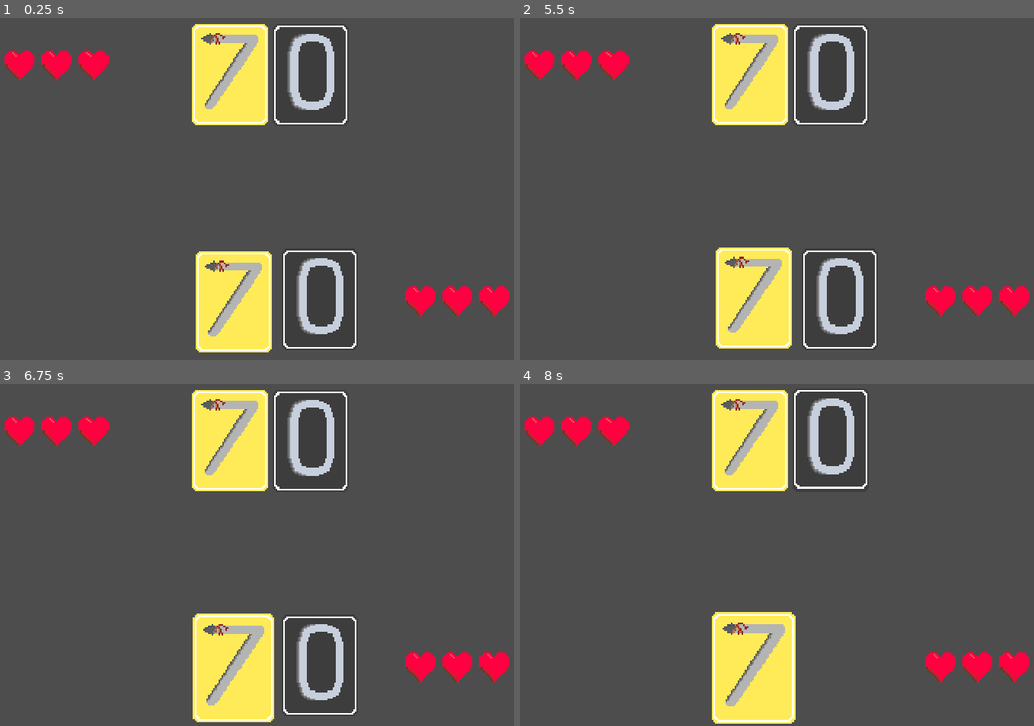
Above: before the commit, frames 1-4 (two rows, left to right).
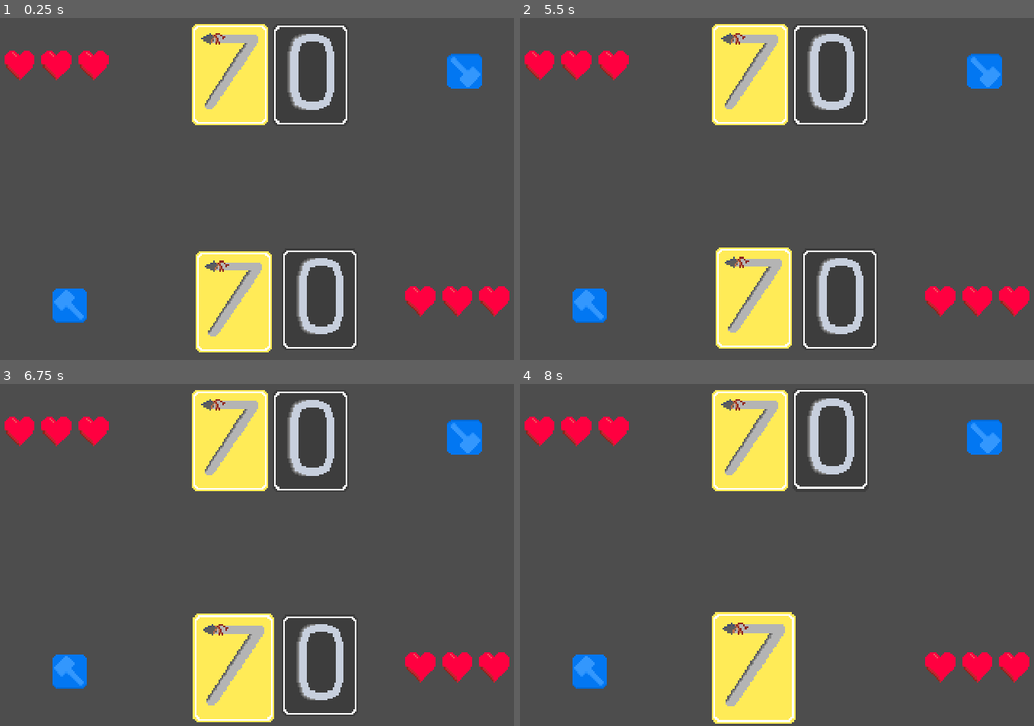
Above: after the commit, the same moments.

Repository: Hex-4/chop-chop-game-thing
Game: Godot game, scene res://dragging.tscn
Same seed, same stepped clock (60 frames per second), same inputs: the game is played once before the commit and once after it.
Inputs (mouse positions are in pixels of both pictures, inside the frame that each line leads up to):
- Up to frame 1 (0.25 s): no input
- Up to frame 2 (5.5 s): click (591, 305) at 0.52 s; click (982, 72) at 1.27 s; click (591, 305) at 2.02 s; click (982, 72) at 2.77 s; click (591, 305) at 3.52 s; click (982, 72) at 4.27 s; tap Enter at 5 s; drag from (751, 76) to (751, 301) at 5.02 s
- Up to frame 3 (6.75 s): drag from (308, 442) to (231, 667) at 5.77 s; click (231, 667) at 6.67 s
- Up to frame 4 (8 s): tap Space at 7.25 s; drag from (838, 664) to (828, 442) at 7.27 s

The runs differ from the first frame. In frame 1, 1.3% of the frame differs, in the area x 10-94%, y 10-90%; in frame 2, 1.3%; in frame 3, 1.3%; in frame 4, 1.3%.

Commit message:
add forge buttons that do nothing rn but look cool

Diff:
--- a/dragging.tscn
+++ b/dragging.tscn
@@ -1,10 +1,19 @@
-[gd_scene load_steps=7 format=3 uid="uid://c70515e17ph6y"]
+[gd_scene load_steps=10 format=3 uid="uid://c70515e17ph6y"]
 
 [ext_resource type="Script" path="res://cardmanager.gd" id="1_loax4"]
 [ext_resource type="Script" path="res://hearts.gd" id="2_ugjs4"]
 [ext_resource type="Texture2D" uid="uid://dbpaxo6048mfy" path="res://heart-3x.png" id="2_vcdgv"]
 [ext_resource type="PackedScene" uid="uid://dp6q3og2yem0d" path="res://card.tscn" id="2_vdxtg"]
 [ext_resource type="Script" path="res://bg.gd" id="3_1kmf4"]
+[ext_resource type="Texture2D" uid="uid://cl6hfjg46y8a0" path="res://buttons/forge-sheet.png" id="5_oi6f4"]
+
+[sub_resource type="AtlasTexture" id="AtlasTexture_mpi43"]
+atlas = ExtResource("5_oi6f4")
+region = Rect2(3, 75, 66, 66)
+
+[sub_resource type="AtlasTexture" id="AtlasTexture_l1pj8"]
+atlas = ExtResource("5_oi6f4")
+region = Rect2(75, 75, 66, 66)
 
 [sub_resource type="RectangleShape2D" id="RectangleShape2D_j1cty"]
 size = Vector2(1206, 693)
@@ -44,7 +53,24 @@
 number = 0
 enemy_cards = [NodePath("../../Bottom team/bottom 1"), NodePath("../../Bottom team/bottom 2")]
 
+[node name="TextureButton" type="TextureButton" parent="Top team"]
+offset_left = 178.0
+offset_top = 512.0
+offset_right = 244.0
+offset_bottom = 578.0
+texture_normal = SubResource("AtlasTexture_mpi43")
+texture_pressed = SubResource("AtlasTexture_l1pj8")
+
 [node name="Bottom team" type="Node2D" parent="."]
+
+[node name="TextureButton2" type="TextureButton" parent="Bottom team"]
+offset_left = 991.0
+offset_top = 134.0
+offset_right = 1057.0
+offset_bottom = 200.0
+rotation = 3.14159
+texture_normal = SubResource("AtlasTexture_mpi43")
+texture_pressed = SubResource("AtlasTexture_l1pj8")
 
 [node name="Hearts Bottom" type="Node2D" parent="Bottom team"]
 position = Vector2(874, 537)
Binary file added: buttons/ezgif-69f698e98f1a36.png
Not shown, added: buttons/ezgif-69f698e98f1a36.png.import
Binary file added: buttons/forge-sheet.png
Not shown, added: buttons/forge-sheet.png.import
